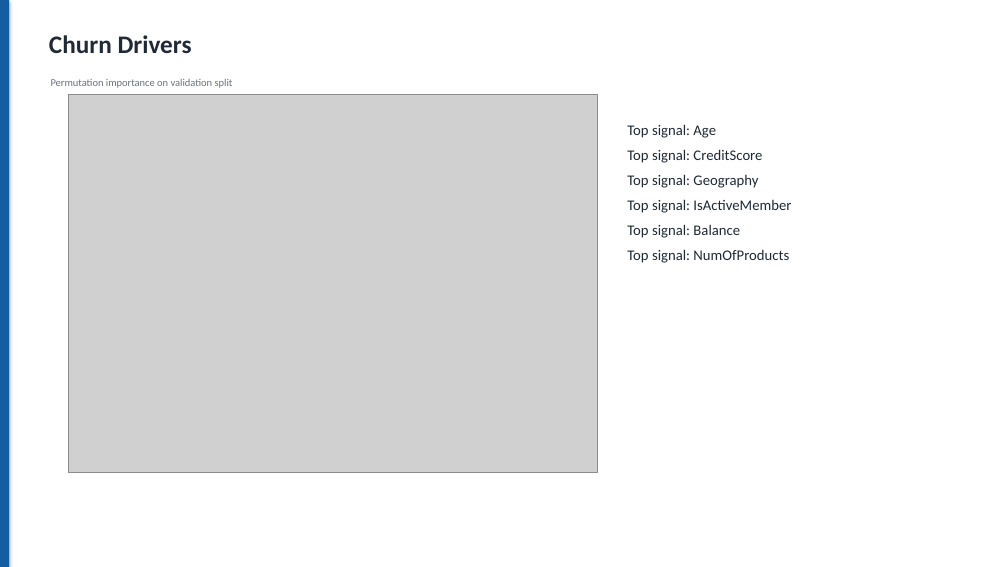
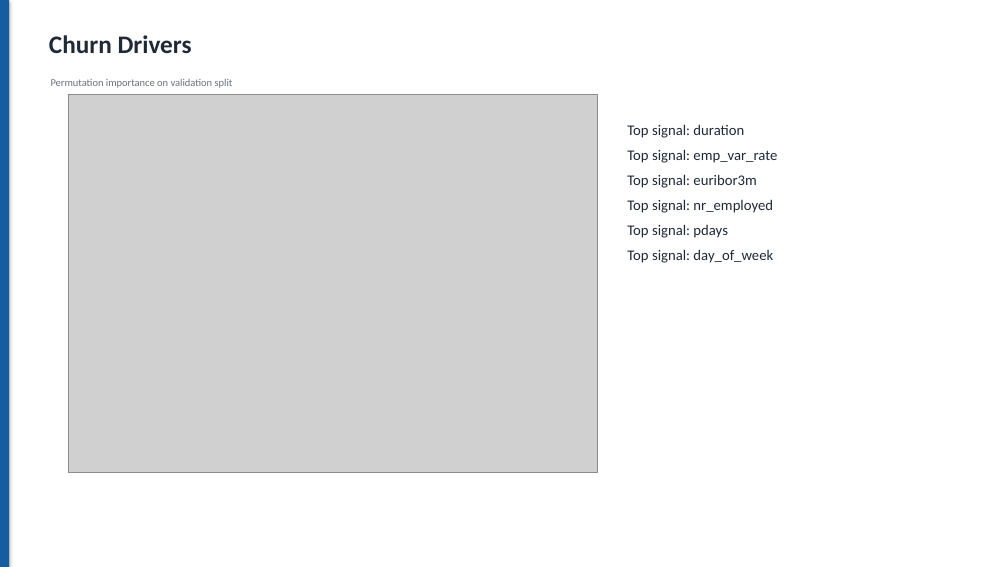
Before and after one commit to Tony-chauhan/churnzero-26-banking-churn-prediction, a slide deck: slide 8 of submission/ChurnZero_26_Round2_Presentation.pptx. Drawn at 1008x567 pixels with LibreOffice and Linux fonts; fonts in the diff are those of the drawing; grey boxes stand for pictures. Boxes give left, top, right and bottom in pixels: in the first picture for what was removed or moved away, otherwise in the second. Text is boxed around its words. In the diff, an @@ line names an element or a change of style, - is before the commit and + after.

```diff
--- a/submission/ChurnZero_26_Round2_Presentation.pptx
+++ b/submission/ChurnZero_26_Round2_Presentation.pptx
@@ text at (627,124,777,263): text changed @@
-Top signal: Age
-Top signal: CreditScore
-Top signal: Geography
-Top signal: IsActiveMember
-Top signal: Balance
-Top signal: NumOfProducts
+Top signal: duration
+Top signal: emp_var_rate
+Top signal: euribor3m
+Top signal: nr_employed
+Top signal: pdays
+Top signal: day_of_week
```
Also in this commit, not shown: 4 other slides changed, 11 other files.
